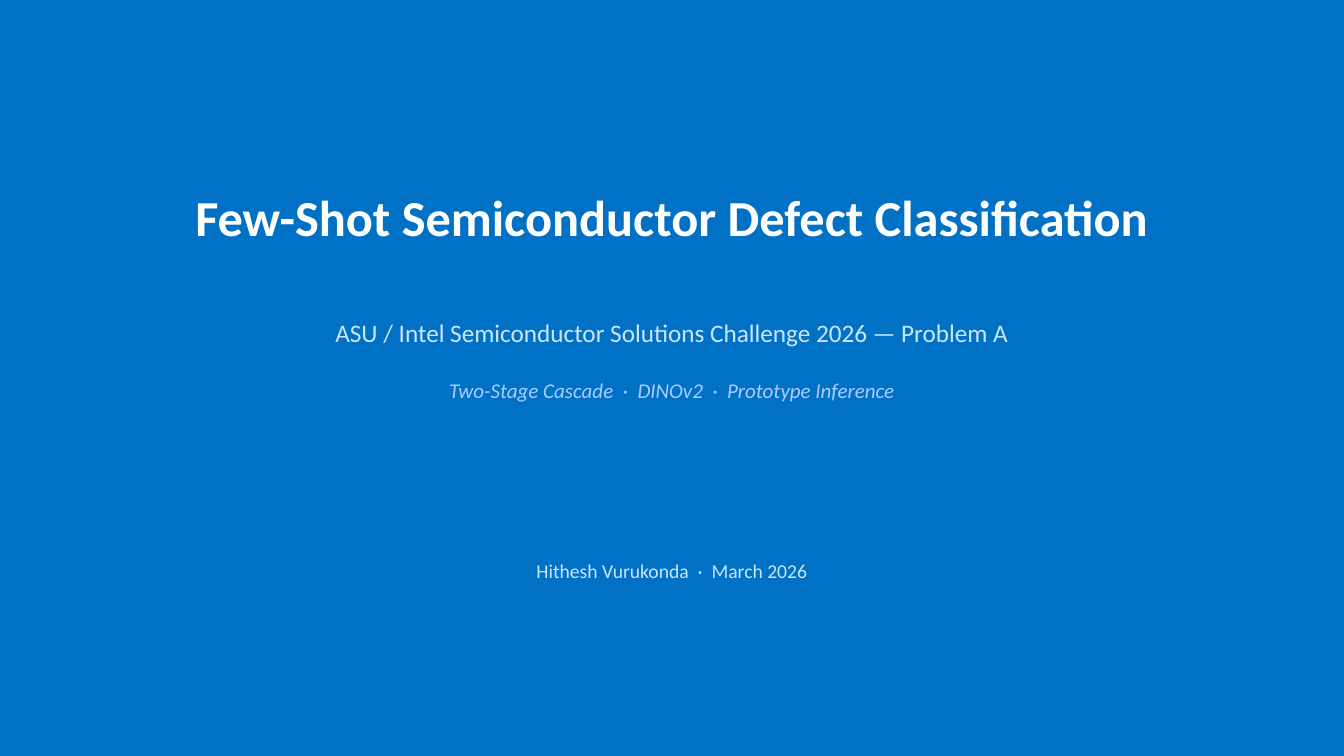
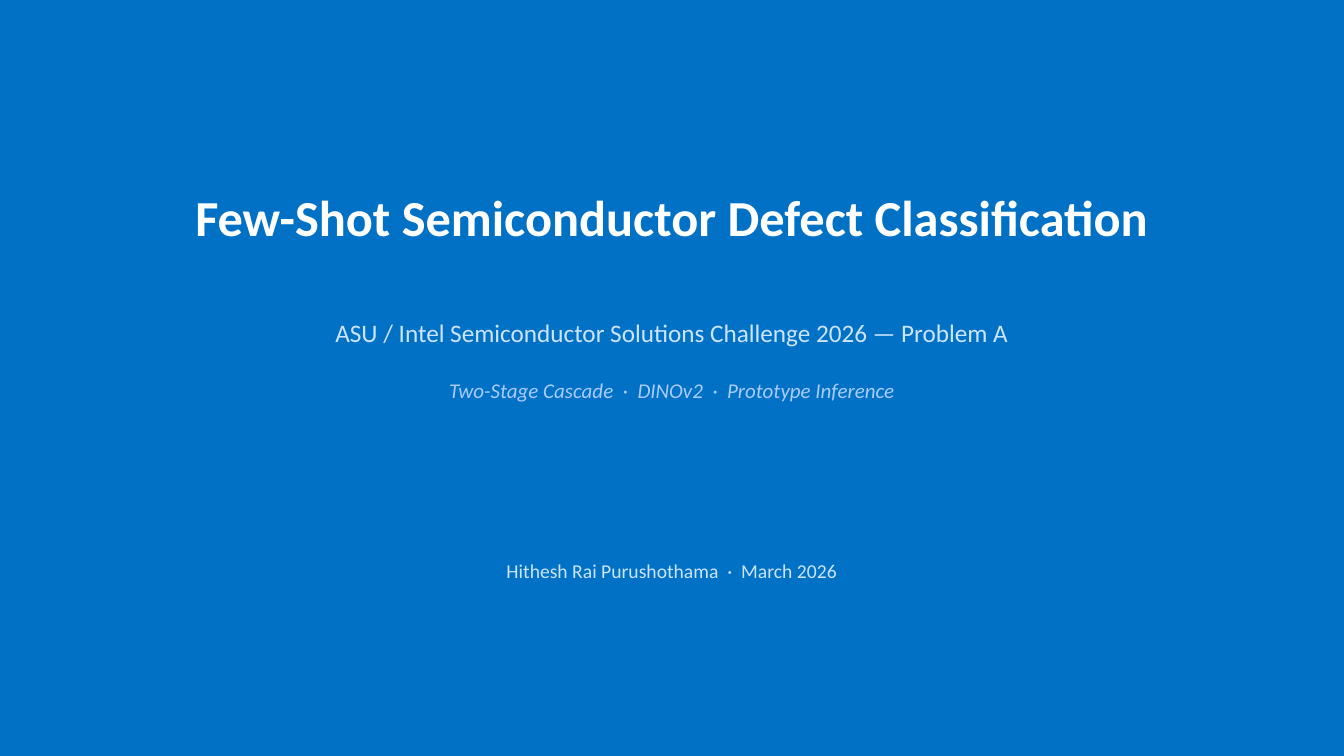
Before and after one commit to hitheshrai/Semiconductor-challenge, a slide deck: slide 1 of presentation/slides.pptx. Drawn at 1344x756 pixels with LibreOffice and Linux fonts; fonts in the diff are those of the drawing. Boxes give left, top, right and bottom in pixels: in the first picture for what was removed or moved away, otherwise in the second. Text is boxed around its words. In the diff, an @@ line names an element or a change of style, - is before the commit and + after.

Commit message:
Fix name and remove unverified claims
- Correct author name: Hithesh Vurukonda → Hithesh Rai Purushothama
- Remove fabricated NVIDIA 98.5% accuracy claim (no source)
- Remove fabricated +5–8% few-shot benchmark comparison (no source)
- Replace with actual measured results from this project

```diff
--- a/presentation/slides.pptx
+++ b/presentation/slides.pptx
@@ text at <box>506,564,837,578</box>: text changed @@
-Hithesh Vurukonda · March 2026
+Hithesh Rai Purushothama · March 2026
```
Also in this commit, not shown: 1 other slide changed, 3 other files.
